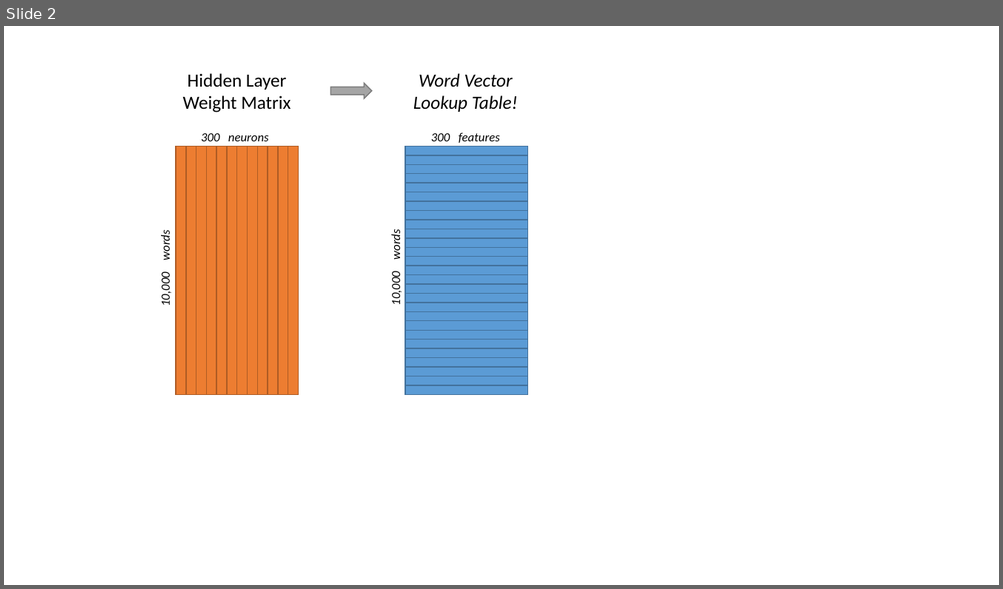
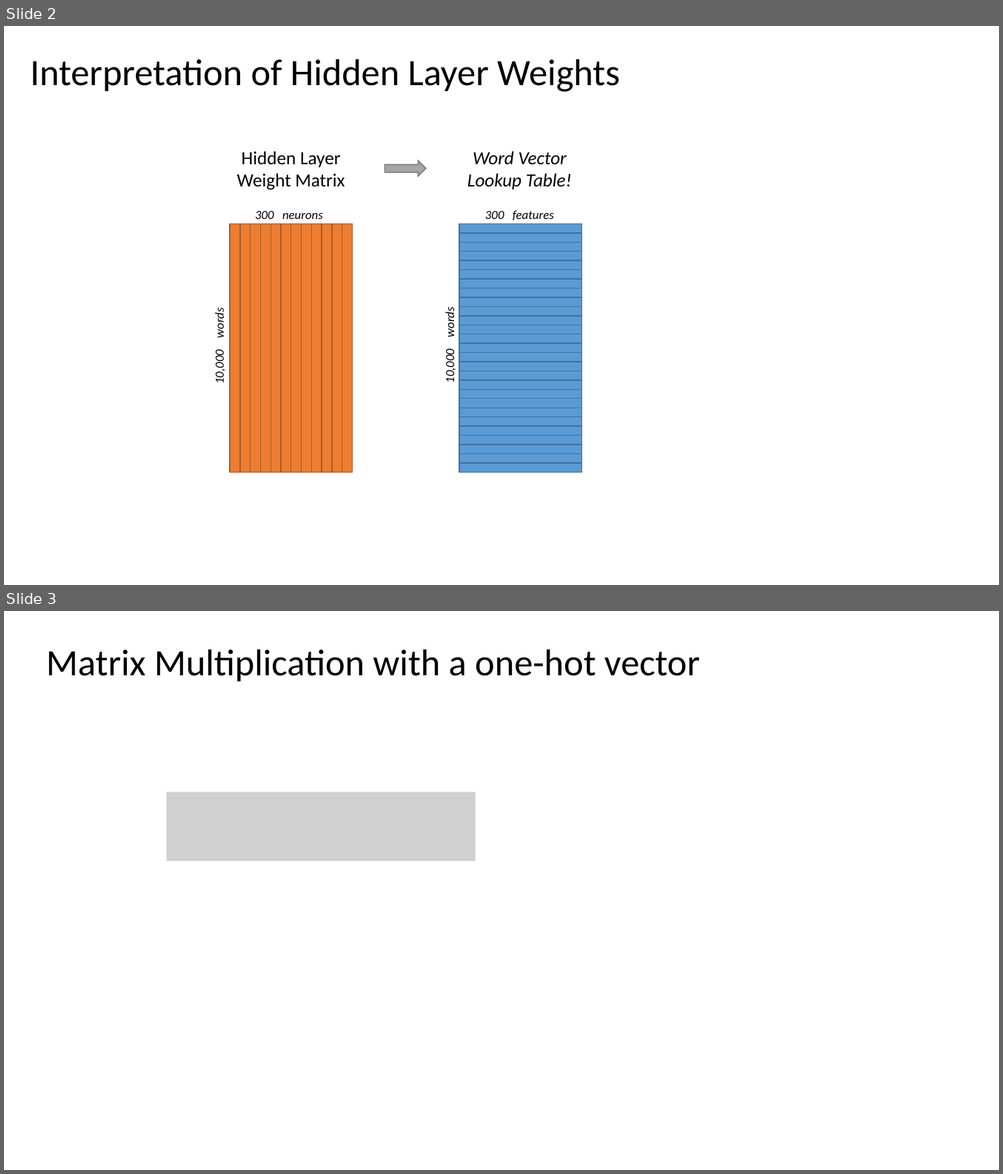
Before and after one commit to chrisjmccormick/chrisjmccormick.github.io, a slide deck: assets/word2vec/Word2Vec_Illustrations.pptx. Shown one above the other, each under a label of ours: slide 2 before the commit, slides 2 and 3 after it. The pictures are 1003x589 and 1003x1174 pixels, drawn with LibreOffice and Linux fonts; fonts in the diff are those of the drawing; grey boxes stand for pictures. Boxes give left, top, right and bottom in pixels: in the first picture for what was removed or moved away, otherwise in the second. Text is boxed around its words. In the diff, an @@ line names an element or a change of style, - is before the commit and + after.

Commit message:
Working on Word2Vec illustrations

```diff
--- a/assets/word2vec/Word2Vec_Illustrations.pptx
+++ b/assets/word2vec/Word2Vec_Illustrations.pptx
@@ slide 3 added at box(4, 611, 999, 1170), background #FFFFFF @@
@@ text added at box(46, 649, 700, 681), 36 pt, text #000000 @@
+Matrix Multiplication with a one-hot vector
@@ picture added at box(167, 792, 475, 862) @@
@@ slide 2 changed as well @@
@@ text added at box(30, 59, 620, 92), 36 pt, text #000000 @@
+Interpretation of Hidden Layer Weights
@@ 2 texts, 2 rectangles, 1 right arrow: place and size @@
-2 texts, 2 rectangles, 1 right arrow at box(183, 73, 500, 395)
+2 texts, 2 rectangles, 1 right arrow at box(237, 151, 554, 472)
@@ 37 rectangles, 4 texts: place and size @@
-37 rectangles, 4 texts at box(158, 73, 528, 395)
+37 rectangles, 4 texts at box(212, 151, 581, 472)
```
Also in this commit, not shown: 1 other slide changed, 1 other slide added, 1 slide removed, 2 other files.
